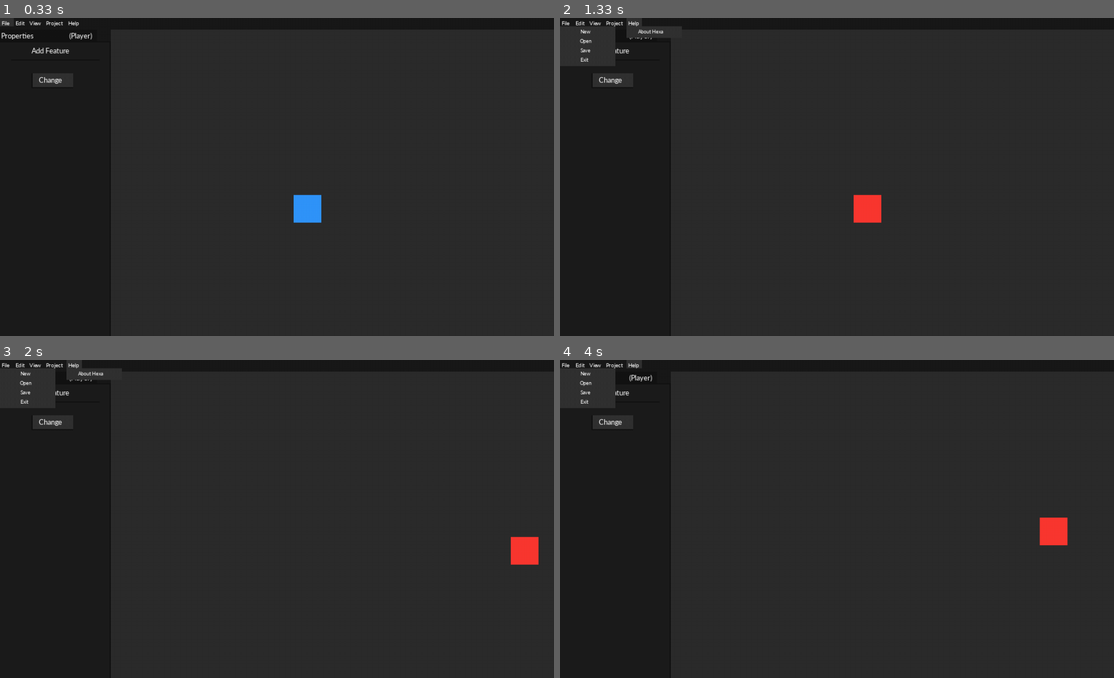
Above: before the commit, frames 1-4 (two rows, left to right).
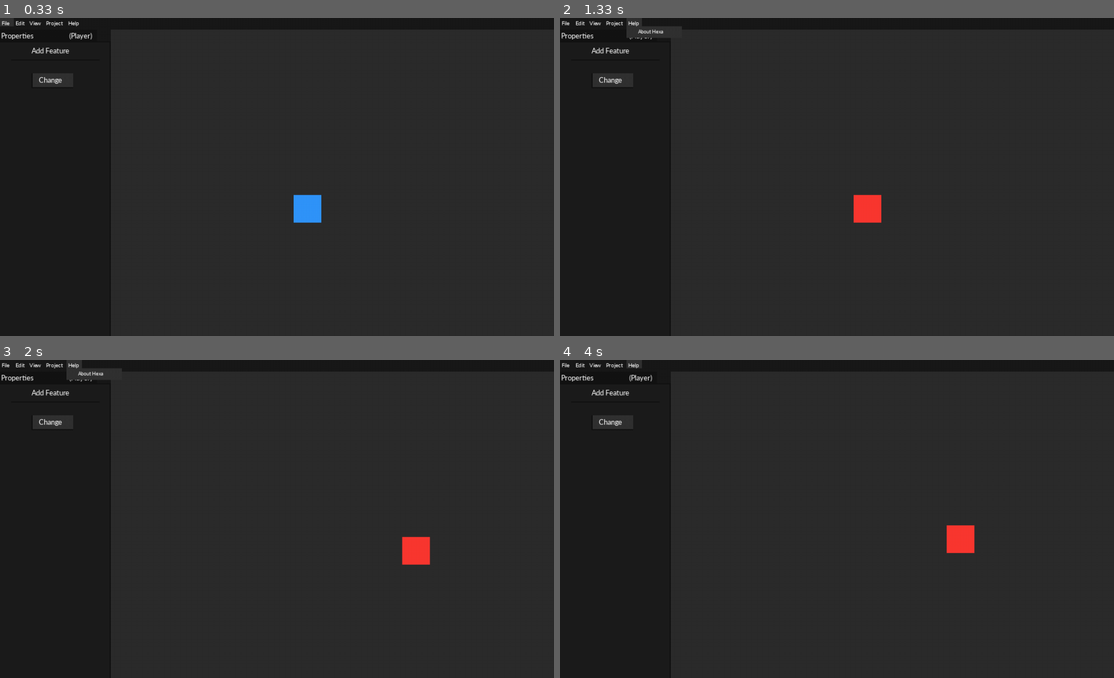
Above: after the commit, the same moments.

Repository: Light-Lens/Hexa
Game: pygame game, started from Hexa.py
Same seed, same stepped clock (60 frames per second), same inputs: the game is played once before the commit and once after it.
Inputs:
- Up to frame 1 (0.33 s): no input
- Up to frame 2 (1.33 s): click "File" at 0.38 s; click "Change" at 0.72 s; click "Help" at 1.05 s
- Up to frame 3 (2 s): hold Right 1.5-1.97 s
- Up to frame 4 (4 s): click "Help" at 2.05 s; hold Up 2.33-2.63 s; hold Right 2.67-3.13 s; hold Left 3.17-3.7 s; hold Down from 3.73 s (still down)

Frame 1 is identical in both runs. In frame 2, 0.5% of the frame differs, in the area x 0-10%, y 2-14%; in frame 3, 1.5%, in the area x 0-98%, y 2-65%; in frame 4, 1.5%.

Commit message:
Add quit feature to Exit button in FIle menu

Diff:
--- a/Hexa.py
+++ b/Hexa.py
@@ -143,6 +143,7 @@
 IsPressed = {
 'Change' : 0,
 'File' : 0,
+'File_EXIT' : 0,
 'Help' : 0,
 'Help_ABOUT' : 0,
 'Help_ABOUT_Button' : 0
@@ -155,15 +156,17 @@
 Menubar = GUI.Label((25, 25, 25), 0, 0, 1000, 21)
 Filemenu_Text = GUI.Text("File", (255, 255, 255), (3, 3), 12)
 Filemenu_Button = GUI.Button((25, 25, 25), (50, 50, 50), (40, 40, 40), 0, 0, 25, 15)
-File_Submenu = GUI.Label((50, 50, 50), 0, 15, 100, 72)
+File_Submenu = GUI.Label((50, 50, 50), 0, 15, 100, 78)
 File_Submenu_Button_NEW = GUI.Button((50, 50, 50), (70, 70, 70), (40, 40, 40), 2, 17, 96, 17)
 File_Submenu_Text_NEW = GUI.Text("New", (255, 255, 255), (37, 19), 11)
 File_Submenu_Button_OPEN = GUI.Button((50, 50, 50), (70, 70, 70), (40, 40, 40), 2, 34, 96, 17)
 File_Submenu_Text_OPEN = GUI.Text("Open", (255, 255, 255), (36, 36), 11)
 File_Submenu_Button_SAVE = GUI.Button((50, 50, 50), (70, 70, 70), (40, 40, 40), 2, 51, 96, 17)
 File_Submenu_Text_SAVE = GUI.Text("Save", (255, 255, 255), (37, 53), 11)
-File_Submenu_Button_EXIT = GUI.Button((50, 50, 50), (70, 70, 70), (40, 40, 40), 2, 68, 96, 17)
-File_Submenu_Text_EXIT = GUI.Text("Exit", (255, 255, 255), (37, 70), 11)
+
+File_Submenu_Seperator_EXIT = GUI.Label((30, 30, 30), 5, 70, 90, 2)
+File_Submenu_Button_EXIT = GUI.Button((50, 50, 50), (70, 70, 70), (40, 40, 40), 2, 74, 96, 17)
+File_Submenu_Text_EXIT = GUI.Text("Exit", (255, 255, 255), (38, 76), 11)
 
 Editmenu_Text = GUI.Text("Edit", (255, 255, 255), (28, 3), 12)
 Editmenu_Button = GUI.Button((25, 25, 25), (50, 50, 50), (40, 40, 40), 25, 0, 25, 15)
@@ -205,7 +208,7 @@
 Change_Border = GUI.Label((18, 18, 18), 57, 125, 75, 2)
 Change_Left_Border = GUI.Label((18, 18, 18), 57, 100, 2, 25)
 while Loop:
-	clock.tick(120)
+	clock.tick(60)
 	Display.fill((44, 44, 44))
 
 	Keys = pygame.key.get_pressed()
@@ -237,7 +240,7 @@
 		Player.draw((49, 149, 250))
 
 	elif IsPressed['Change'] == 1 or Forever['Change'] == True:
-		if IsPressed == 1:
+		if IsPressed['Change'] == 1:
 			HEXA_ENGINE_LOG("Changed the color of Object \"Player\" to (250, 56, 49)")
 
 		Forever['Change'] = True
@@ -270,9 +273,11 @@
 
 	if IsPressed['File'] == 1 and Forever['File'] == True:
 		Forever['File'] = False
+		Forever['Help'] = False
 
 	elif IsPressed['File'] == 1 or Forever['File'] == True:
 		Forever['File'] = True
+		Forever['Help'] = False
 		File_Submenu.draw()
 		File_Submenu_Button_NEW.draw()
 		File_Submenu_Text_NEW.draw()
@@ -280,8 +285,10 @@
 		File_Submenu_Text_OPEN.draw()
 		File_Submenu_Button_SAVE.draw()
 		File_Submenu_Text_SAVE.draw()
-		File_Submenu_Button_EXIT.draw()
+		File_Submenu_Seperator_EXIT.draw()
+		IsPressed['File_EXIT'] = File_Submenu_Button_EXIT.draw()
 		File_Submenu_Text_EXIT.draw()
+		if IsPressed['File_EXIT']: sys.exit()
 
 	Editmenu_Button.draw()
 	Editmenu_Text.draw()
@@ -296,9 +303,11 @@
 	Helpmenu_Text.draw()
 	if IsPressed['Help'] == 1 and Forever['Help'] == True:
 		Forever['Help'] = False
+		Forever['File'] = False
 
 	elif IsPressed['Help'] == 1 or Forever['Help'] == True:
 		Forever['Help'] = True
+		Forever['File'] = False
 		Help_Submenu.draw()
 		IsPressed['Help_ABOUT'] = Help_Submenu_Button_ABOUT.draw()
 		Help_Submenu_Text_ABOUT.draw()
